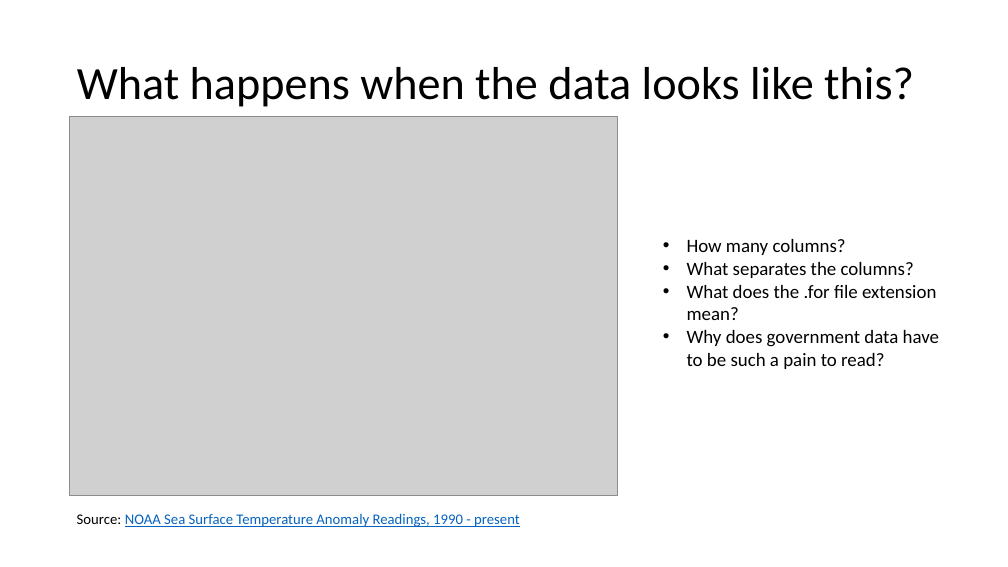
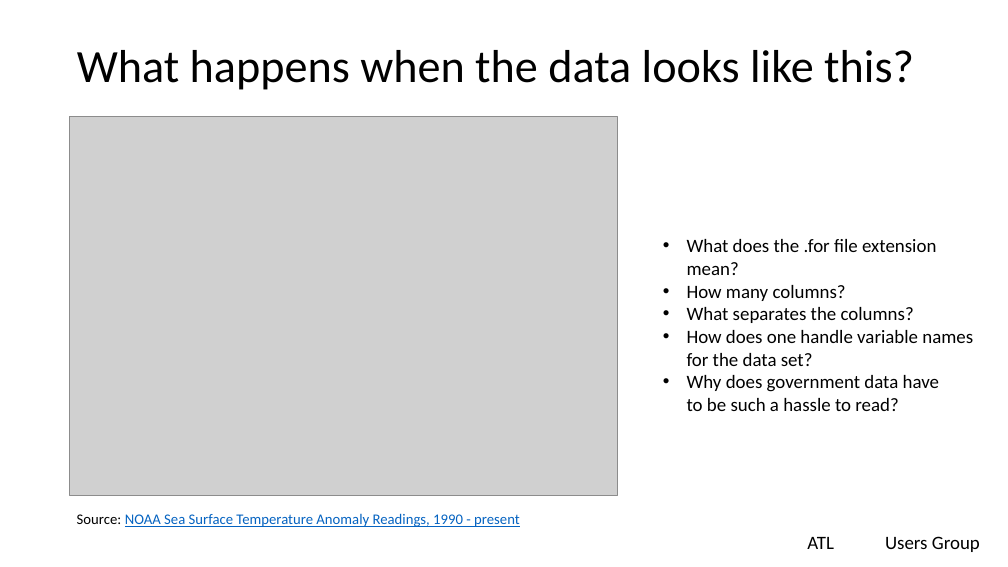
Before and after one commit to lgreski/readingFilesInR, a slide deck: slide 3 of presentation/readingFixedFilesInR.pptx. Drawn at 1008x567 pixels with LibreOffice and Linux fonts; fonts in the diff are those of the drawing; grey boxes stand for pictures; background and template pictures are left out. Boxes give left, top, right and bottom in pixels: in the first picture for what was removed or moved away, otherwise in the second. Text is boxed around its words. In the diff, an @@ line names an element or a change of style, - is before the commit and + after.

Commit message:
Complete version of presentation

```diff
--- a/presentation/readingFixedFilesInR.pptx
+++ b/presentation/readingFixedFilesInR.pptx
@@ title "What happens when the data ...": place and size @@
-title "What happens when the data ..." at (77,67,914,107)
+title "What happens when the data ..." at (77,50,914,90)
@@ text at (687,239,936,275): paragraph added @@
+• What does the .for file extension
+  mean?
@@ text at (687,330,973,411): text changed @@
-• What does the .for file extension
-  mean?
-• Why does government data have
-  to be such a pain to read?
+• How does one handle variable names
+  for the data set?
+• Why does government data have
+  to be such a hassle to read?
@@ text added at (807,537,834,549), 18 pt, text #000000 @@
+ATL
@@ text added at (885,536,980,552), 18 pt, text #000000 @@
+Users Group
```
Also in this commit, not shown: 7 other slides changed, 12 slides added, 2 slides removed.
